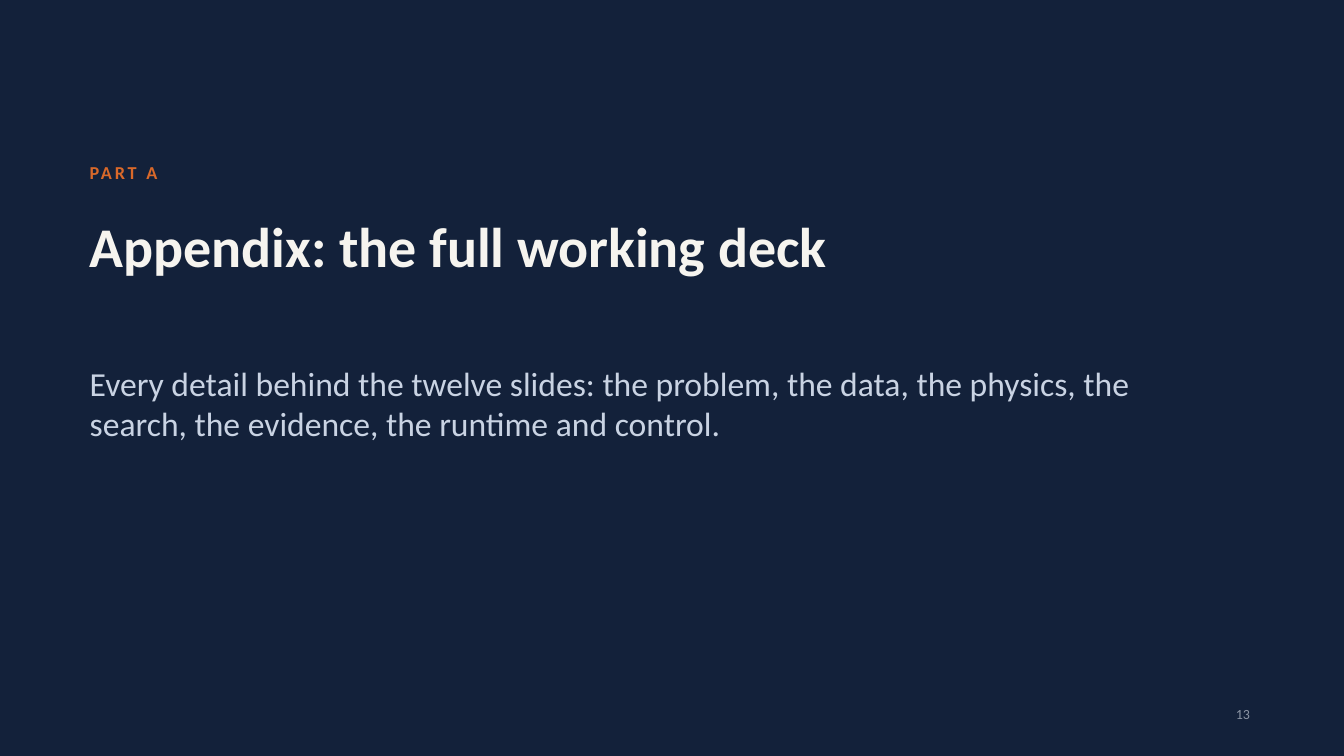
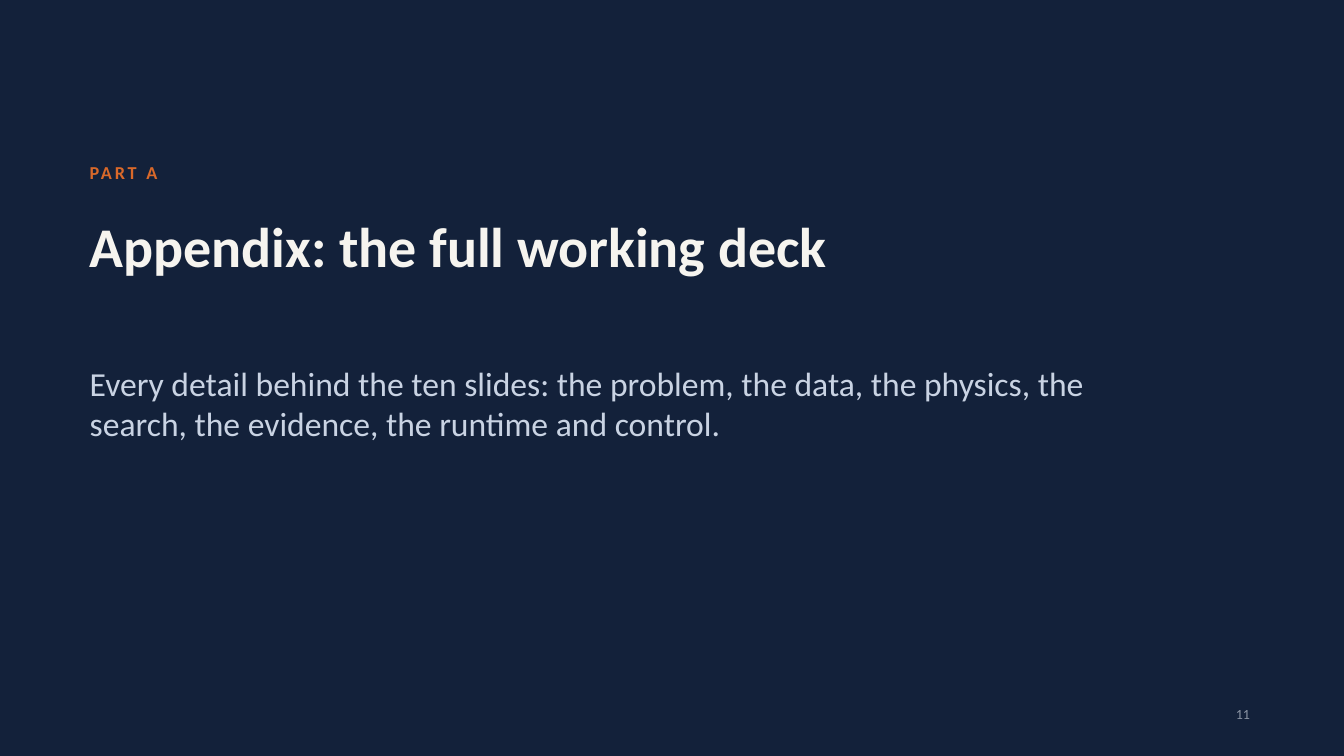
Before and after one commit to srivathsanb14/working-code, a slide deck: slide 11 of docs/One_Controller_for_Every_Building_meeting.pptx (slide 13 before the commit). Drawn at 1344x756 pixels with LibreOffice and Linux fonts; fonts in the diff are those of the drawing. Boxes give left, top, right and bottom in pixels: in the first picture for what was removed or moved away, otherwise in the second. Text is boxed around its words. In the diff, an @@ line names an element or a change of style, - is before the commit and + after.

```diff
--- a/docs/One_Controller_for_Every_Building_meeting.pptx
+++ b/docs/One_Controller_for_Every_Building_meeting.pptx
@@ text at [90, 372, 1084, 440]: text changed @@
-Every detail behind the twelve slides: the problem, the data, the physics, the search, the evidence, the runtime and control.
+Every detail behind the ten slides: the problem, the data, the physics, the search, the evidence, the runtime and control.
@@ page number at [1236, 710, 1250, 719]: text changed @@
-13
+11
```
Also in this commit, not shown: 25 other slides changed, 1 slide added, 3 slides removed, 50 other files.
